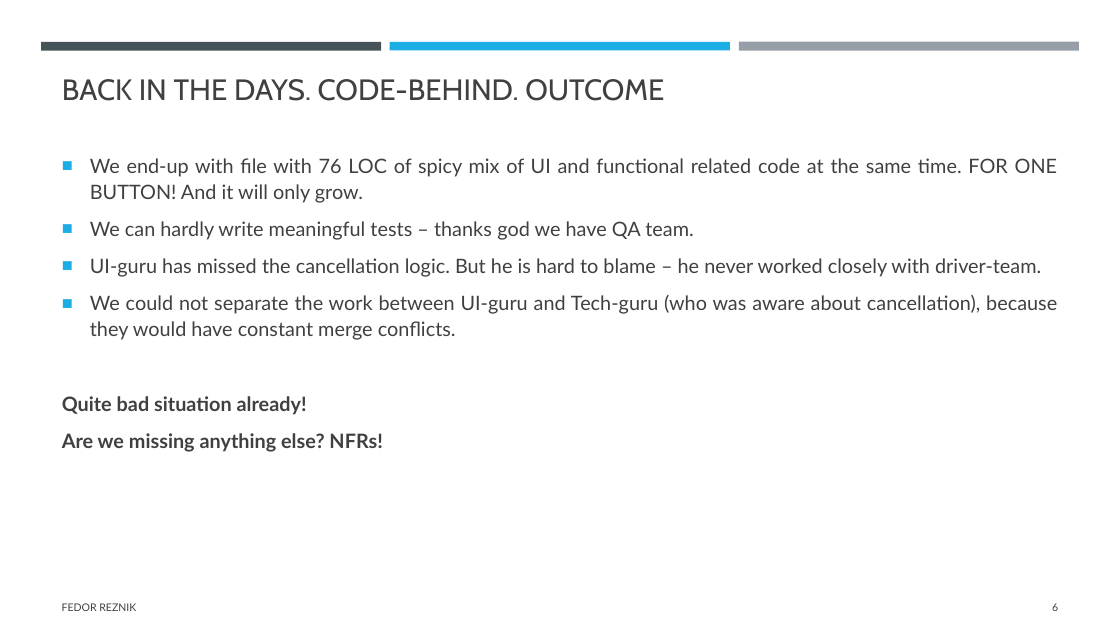
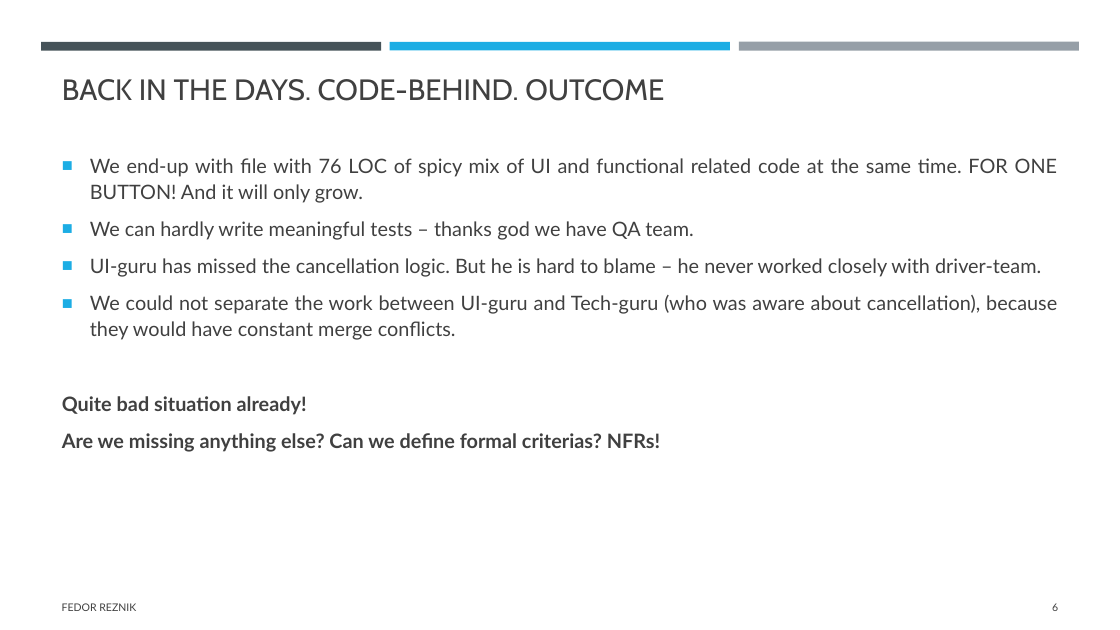
Before and after one commit to FedorReznik/ui-patterns-lecture, a slide deck: slide 6 of The history of UI architecture design approaches.pptx. Drawn at 1120x630 pixels with LibreOffice and Linux fonts; fonts in the diff are those of the drawing. Boxes give left, top, right and bottom in pixels: in the first picture for what was removed or moved away, otherwise in the second. Text is boxed around its words. In the diff, an @@ line names an element or a change of style, - is before the commit and + after.

Commit message:
nfrs

```diff
--- a/The history of UI architecture design approaches.pptx
+++ b/The history of UI architecture design approaches.pptx
@@ text at [62,433,660,452]: text changed @@
-Are we missing anything else? NFRs!
+Are we missing anything else? Can we define formal criterias? NFRs!
```
